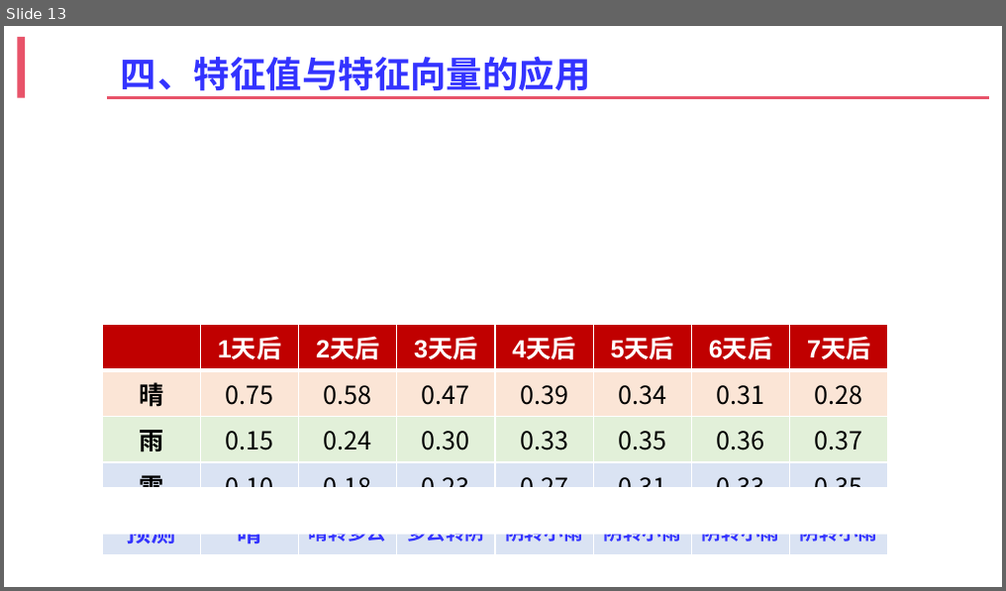
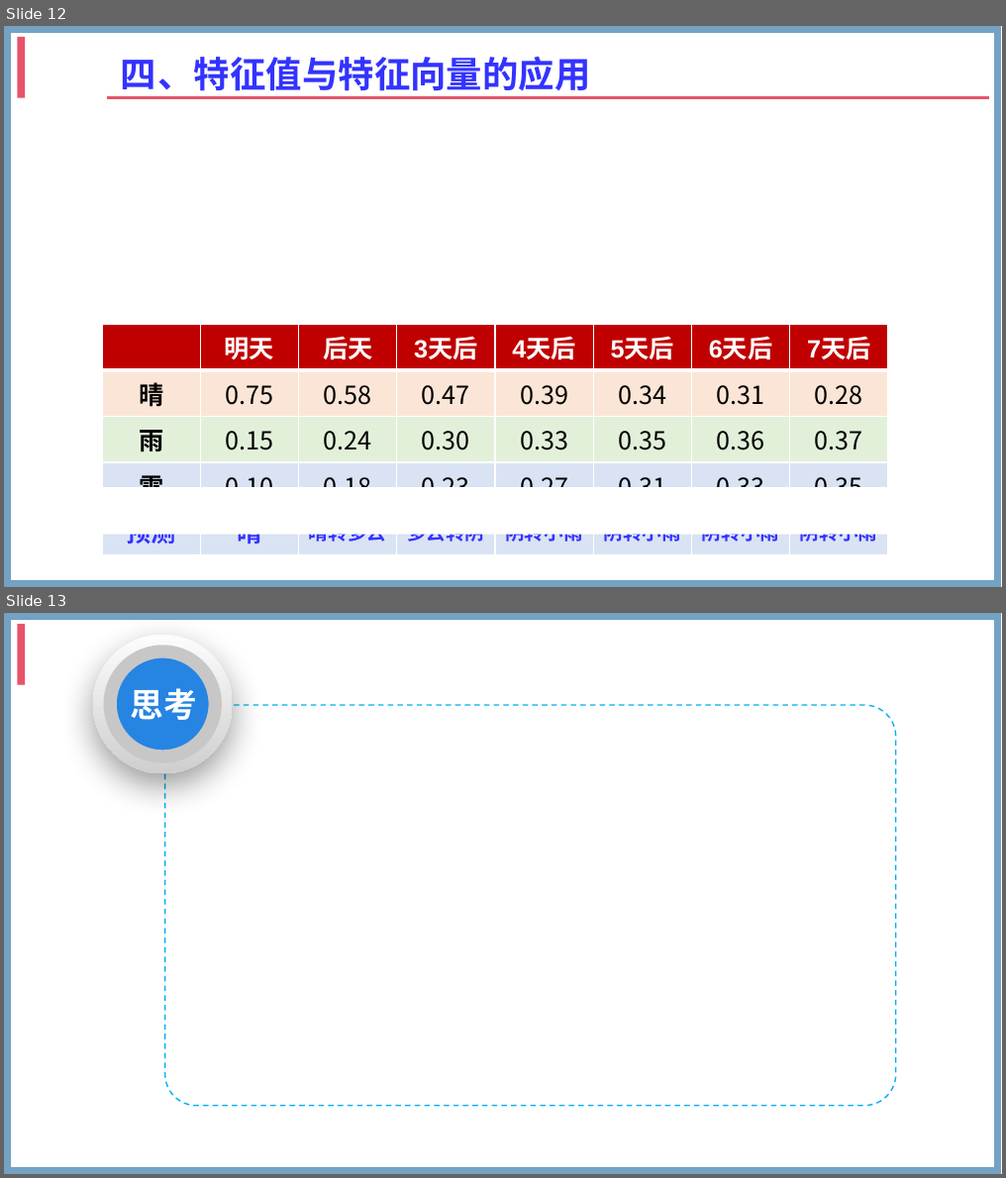
Before and after one commit to zhangshenxing/zhangshenxing.github.io, a slide deck: zsx.pptx. Shown one above the other, each under a label of ours: slide 13 before the commit, slides 12 and 13 after it. The pictures are 1006x591 and 1006x1178 pixels, drawn with LibreOffice and Linux fonts; fonts in the diff are those of the drawing; grey boxes stand for pictures; background and template pictures are left out. Boxes give left, top, right and bottom in pixels: in the first picture for what was removed or moved away, otherwise in the second. Text is boxed around its words. In the diff, an @@ line names an element or a change of style, - is before the commit and + after.

```diff
--- a/zsx.pptx
+++ b/zsx.pptx
@@ slide 13 added at [4, 613, 1002, 1174], background #FFFFFF; not listed: 2 template elements that a slide beside it also shows @@
@@ ellipse added at [93, 634, 233, 773], fill gradient #FCFCFC to #CFCFCF @@
@@ ellipse added at [110, 652, 215, 757], fill #2684E2, outline #FAFAFA 9.5 pt @@
@@ text added at [131, 688, 197, 720], 24 pt, text #FFFFFF, bold @@
+思考
@@ rounded rectangle added at [164, 705, 895, 1106], outline #00B0F0 1 pt dashed @@
@@ what was slide 13 is now slide 12 @@
@@ slide 12 changed as well @@
@@ rectangle added at [8, 30, 998, 583], outline #75A2C3 5 pt @@
@@ table at [102, 324, 884, 549] @@
-row 1, column 2: 1天后
+row 1, column 2: 明天
-row 1, column 3: 2天后
+row 1, column 3: 后天
```
Also in this commit, not shown: 10 other slides changed, 2 other slides added, 4 slides removed.
